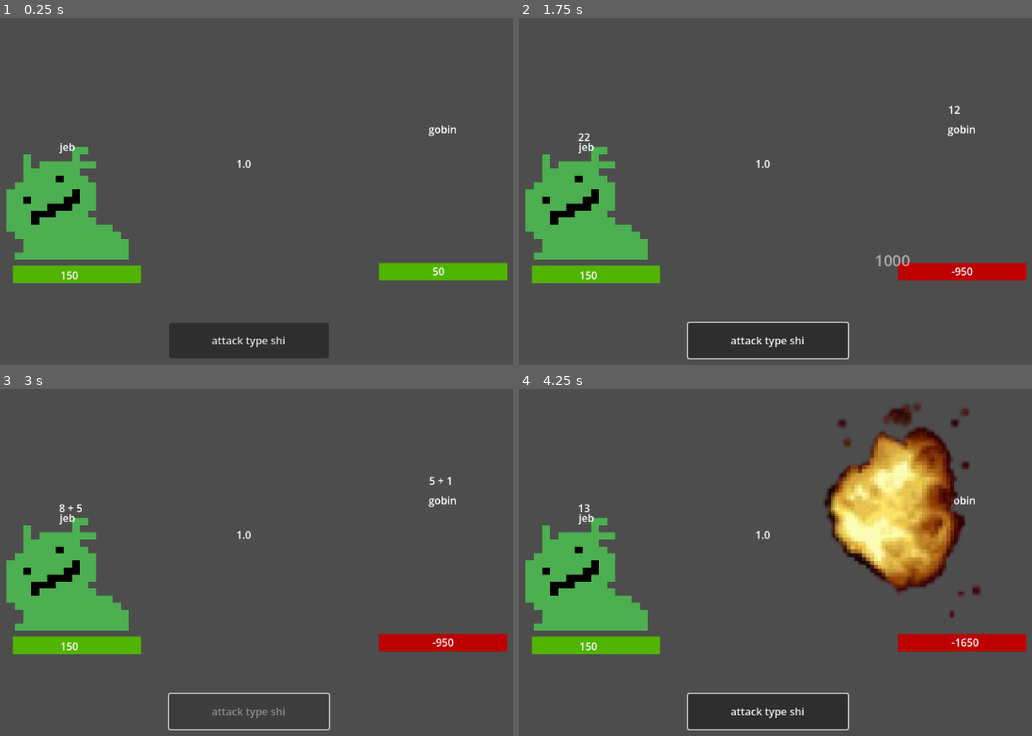
Above: before the commit, frames 1-4 (two rows, left to right).
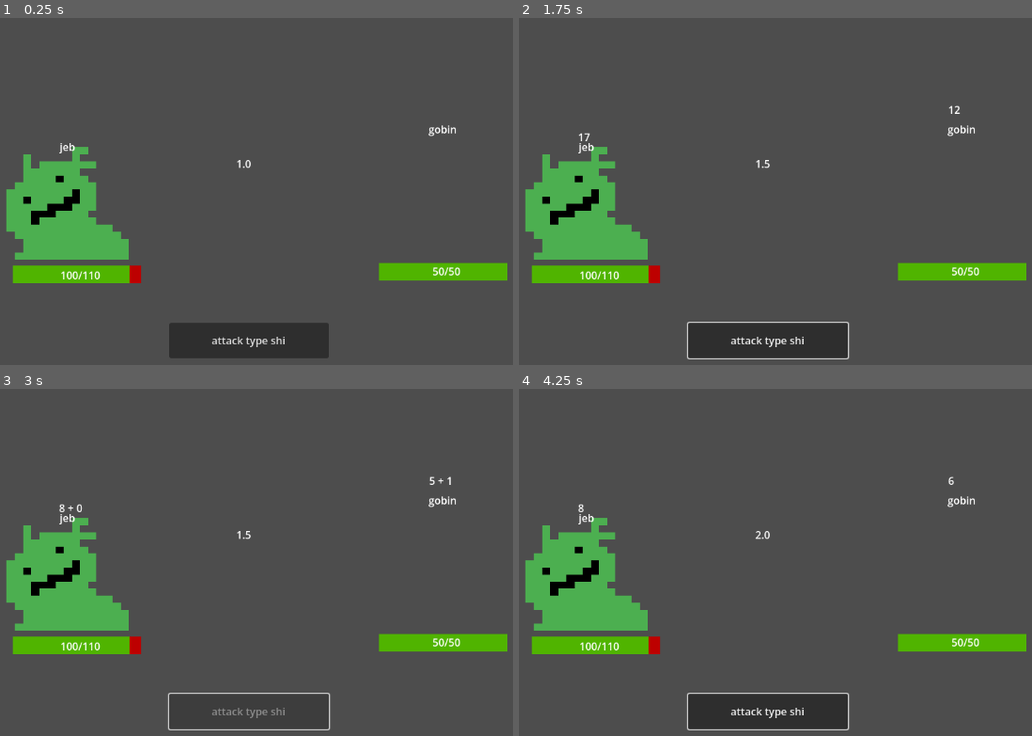
Above: after the commit, the same moments.

Repository: plasalt/map-test
Game: Godot game, scene res://scenes/combat.tscn
The game is run twice, just before and just after one commit, with the same random seed, the same clock (stepped at 60 frames per second) and the same inputs. This scene is started directly instead of the project's main scene.
Inputs (mouse positions are in pixels of both pictures, inside the frame that each line leads up to):
- Up to frame 1 (0.25 s): no input
- Up to frame 2 (1.75 s): click "attack type shi" at 0.5 s; tap Enter at 1.25 s; move the mouse to (914, 181) at 1.27 s; hold Right (ui_right) from 1.28 s (still down); click (914, 181) at 1.42 s
- Up to frame 3 (3 s): move the mouse to (76, 597) at 2.02 s; release Right (ui_right) at 2.03 s; hold Down (ui_down) 2.03-2.78 s; click (76, 597) at 2.17 s; tap Space at 2.75 s; move the mouse to (302, 482) at 2.77 s; hold Right (ui_right) from 2.78 s (still down); click (302, 482) at 2.92 s
- Up to frame 4 (4.25 s): tap Enter at 3.5 s; move the mouse to (708, 659) at 3.52 s; release Right (ui_right) at 3.53 s; hold Up (ui_up) from 3.53 s (still down); click (708, 659) at 3.67 s

The runs differ from the first frame. In frame 1, 0.2% of the frame differs, in the area x 13-90%, y 71-77%; in frame 2, 1.7%; in frame 3, 1.6%; in frame 4, 11%, in the area x 11-99%, y 4-77%.
Error before the commit: Invalid access to property or key 'rewards' on a base object of type 'Dictionary'. (res://scripts/combat.gd:78)

Commit message:
more combat and dialouge fixxing

Diff:
--- a/jsons/dialogue/WIN.json
+++ b/jsons/dialogue/WIN.json
@@ -1,14 +1,15 @@
 {
+	"reward": {
+		"event": "reward",
+		"next": "end",
+		"rewards": {
+			"damagemod": 0,
+			"hp": 0
+		},
+		"text": "you gained some skills: damagemod + 1, max health + 10"
+	},
 	"start": {
 		"next": "reward",
-		"text": "you lowk slimed that tung tung tung sahur"
-	},
-	"reward": {
-		"next": "end",
-		"event": "reward",
-		"rewards": {
-			"hp": 10,
-			"damagemod": 2
-		}
+		"text": "you lowk slimed that nuh"
 	}
 }
--- a/jsons/dialogue/john.json
+++ b/jsons/dialogue/john.json
@@ -6,11 +6,15 @@
 
   "fight": {
 	"enemy": {
-	  "hp": 10,
-	  "damage": 20,
-	  "damagemod": 10,
-	  "name": "nuh",
-	  "png": "res://textures/enemies/gobin.png"
+	"hp": 100,
+	"damage": 5,
+	"damagemod": 1,
+	"name": "nuh",
+	"png": "res://textures/enemies/gobin.png",
+	"reward": {
+			"damagemod" : 1,
+			"maxhealth" : 10
+		}
 	},
 	"event": "combat"
   }
--- a/jsons/dialogue/startingzone.json
+++ b/jsons/dialogue/startingzone.json
@@ -12,7 +12,9 @@
   },
   "cautious_end": {
 	"text": "you are a bum",
-	"next": "end"
+	"next": "end",
+	"event": "heal",
+	"heal": 10
   },
   "brave_end": {
 	"text": "yuh gonna die",
--- a/scenes/combat.tscn
+++ b/scenes/combat.tscn
@@ -133,7 +133,7 @@
 }],
 "loop": 0,
 "name": &"default",
-"speed": 20.0
+"speed": 10.0
 }]
 
 [node name="combat" type="Control" unique_id=919373501]
@@ -240,7 +240,7 @@
 position = Vector2(1371.5, 351.49997)
 scale = Vector2(3, 3)
 sprite_frames = SubResource("SpriteFrames_d74qw")
-frame = 16
-frame_progress = 0.73004013
+frame = 17
+frame_progress = 1.0
 
 [connection signal="button_down" from="menu/attackbutton" to="." method="_on_attackbutton_button_down"]
--- a/scripts/cam.gd
+++ b/scripts/cam.gd
@@ -8,7 +8,6 @@
 
 func _process(delta: float) -> void:
 	position += direction * speed
-	print(position)
 	if position.y < 300:
 		position.y = 300
 	if position.y > 1000:
--- a/scripts/combat.gd
+++ b/scripts/combat.gd
@@ -21,7 +21,7 @@
 var phase = 0
 var clashmult = 1.0
 var damage = 0
-var playerbasedamage = 500
+var playerbasedamage = 5
 var enemybasedamage = 5
 var playerhp = 100
 var enemyhp = 100
@@ -36,29 +36,33 @@
 	playername.text = GameData.playerdata["name"]
 	enemyname.text = GameData.encounter["name"]
 	playerhp = int(GameData.playerdata["hp"])
-	playermaxhp = playerhp
+	playermaxhp = int(GameData.playerdata["maxhp"])
+	playerbasedamage = int(GameData.playerdata["damage"])
+	playerdamagemod = int(GameData.playerdata["damagemod"])
 	enemyhp = int(GameData.encounter["hp"])
 	enemymaxhp = enemyhp
-	hpplayerlabel.text = str(playerhp)
-	hpenemylabel.text = str(enemyhp)
-	playerhpbar.value = 100
+	print( "%d/%d" % [playerhp,playermaxhp])
+	hpplayerlabel.text = "%d/%d" % [playerhp,playermaxhp]
+	hpenemylabel.text = "%d/%d" % [enemyhp,enemymaxhp]
+	playerhpbar.value = (float(playerhp) / int(GameData.playerdata["maxhp"]))*100
 	enemyhpbar.value = 100
 	clashlabel.text = str(clashmult)
-	enemydamagemod = GameData.encounter["damagemod"]
+	enemydamagemod = int(GameData.encounter["damagemod"])
 	enemybasedamage = GameData.encounter["damage"]
 	enemypic.texture = load(GameData.encounter["png"])
+	print(GameData.encounter)
 	pass
 
 func hurtplayer(damage: int ):
 	playerhp -= damage
-	hpplayerlabel.text = str(playerhp)
+	hpplayerlabel.text = "%d/%d" % [playerhp,playermaxhp]
 	playerhpbar.value = (float(playerhp) / playermaxhp)*100
 	spawn_damage_popup(damage, playerhpbar.global_position)
 	pass
 
 func hurtenemy(damage: int):
 	enemyhp -= damage
-	hpenemylabel.text = str(enemyhp)
+	hpenemylabel.text = "%d/%d" % [enemyhp,enemymaxhp]
 	enemyhpbar.value = (float(enemyhp) / enemymaxhp)*100
 	spawn_damage_popup(damage, enemyhpbar.global_position)
 	pass
@@ -69,14 +73,16 @@
 
 	GameData.current_dialogue = "res://jsons/dialogue/WIN.json"
 	print(GameData.current_dialogue)
-	await get_tree().create_timer(1).timeout
+	await get_tree().create_timer(1.2).timeout
+	GameData.playerdata["hp"] = playerhp
 	var path = "res://jsons/dialogue/WIN.json"
 	var file = FileAccess.open(path, FileAccess.READ)
 	var json_text = file.get_as_text()
 	var dialogue_data = JSON.parse_string(json_text)
 	dialogue_data["start"]["text"] = "you lowk slimed that %s" % [enemyname.text]
-	dialogue_data["rewards"]["hp"] = 0
-	dialogue_data["rewards"]["damagemod"] = 0
+	dialogue_data["reward"]["text"] = "you gained some skills: damagemod + %s, max health + %d" % [int(GameData.encounter["reward"]["damagemod"]),int(GameData.encounter["reward"]["maxhealth"])]
+	dialogue_data["reward"]["rewards"]["hp"] = 0
+	dialogue_data["reward"]["rewards"]["damagemod"] = 0
 	var file_write = FileAccess.open(path, FileAccess.WRITE)
 	if file_write:
 		file_write.store_string(JSON.stringify(dialogue_data, "\t"))
@@ -87,7 +93,7 @@
 func playerdeath():
 	explosion.position = playerpic.position
 	explosion.play("default")
-	await get_tree().create_timer(1).timeout
+	await get_tree().create_timer(1.2).timeout
 	GameData.current_dialogue = "res://jsons/dialogue/playerdeath.json"
 	GameData.speaker_name = "death"
 	print(GameData.current_dialogue)
--- a/scripts/control.gd
+++ b/scripts/control.gd
@@ -34,7 +34,6 @@
 		var click_radius = 19.0
 
 		if is_instance_valid(marker):
-			print(marker.global_position)
 			if click_pos.distance_to(marker.global_position) <= click_radius:
 				marker.queue_free()
 				player.stop_move()
--- a/scripts/dialogue_manager.gd
+++ b/scripts/dialogue_manager.gd
@@ -4,6 +4,7 @@
 @onready var name_label = $Panel/name
 @onready var button = $Button
 @onready var choices = $VBoxContainer
+@onready var eventmanager = $".."
 
 var typing_speed := 0.1
 var current_node_key : String = "start"
@@ -38,8 +39,15 @@
 	if node.get("event") == "death":
 		deathscreen()
 	if node.get("event") == "reward":
-		GameData.playerdata["hp"] += node["rewards"]["hp"]
+		GameData.playerdata["maxhp"] += node["rewards"]["hp"]
 		GameData.playerdata["damagemod"] += node["rewards"]["damagemod"]
+	if node.get("event") == "heal":
+		GameData.playerdata["hp"] += node["heal"]
+		print(GameData.playerdata)
+		if GameData.playerdata["hp"] > GameData.playerdata["maxhp"]:
+			GameData.playerdata["hp"] = GameData.playerdata["maxhp"]
+	if node.get("event") == "background":
+		eventmanager.changebackground(node["background"])
 
 func type_line(line: String):
 	is_typing = true
--- a/scripts/eventmanager'.gd
+++ b/scripts/eventmanager'.gd
@@ -23,3 +23,6 @@
 
 func _on_nextline_pressed():
 	dialogue_manager.on_button_pressed()
+
+func changebackground(text: String):
+	background.texture = text
--- a/scripts/gamedata.gd
+++ b/scripts/gamedata.gd
@@ -56,7 +56,9 @@
 	]
 
 	playerdata = {
-		"hp": 150,
+		"maxhp": 110,
+		"hp": 100,
+		"damage": 5,
 		"name": "jeb",
 		"damagemod": 0
 	}
@@ -65,5 +67,9 @@
 		"name": "gobin",
 		"damage": 5,
 		"damagemod": 1,
-		"png": ""
+		"png": "",
+		"reward": {
+			"damagemod" : 1,
+			"maxhealth" : 10
+		}
 	}
Binary file added: textures/Backgrounds/testbackground.png
Not shown, added: textures/Backgrounds/testbackground.png.import
